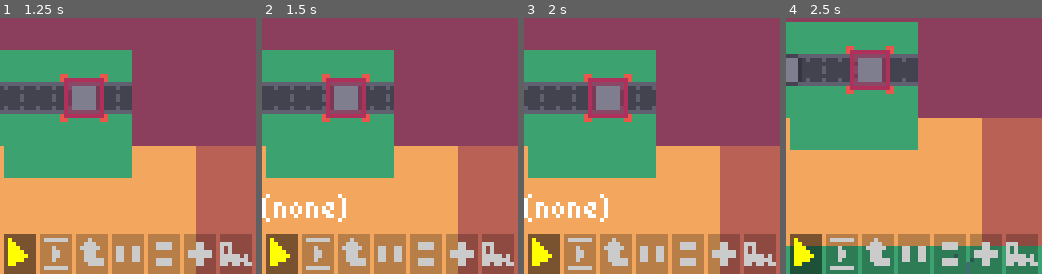
Above: before the commit, frames 1-4 (left to right).
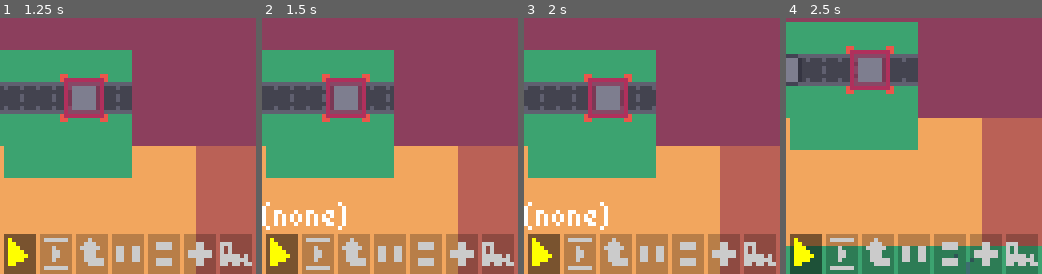
Above: after the commit, the same moments.

Repository: gheja/boxez
Game: Godot game, scene res://scenes/main_screen.tscn
The game is run twice, just before and just after one commit, with the same random seed, the same clock (stepped at 60 frames per second) and the same inputs.
Inputs (mouse positions are in pixels of both pictures, inside the frame that each line leads up to):
- Up to frame 1 (1.25 s): tap Enter at 0.5 s; move the mouse to (184, 133) at 0.52 s; hold Right (ui_right) from 0.53 s (still down); click (184, 133) at 0.67 s
- Up to frame 2 (1.5 s): release Right (ui_right) at 1.25 s; click (282, 253) at 1.25 s
- Up to frame 3 (2 s): no input
- Up to frame 4 (2.5 s): move the mouse to (862, 158) at 2.02 s; hold Down (ui_down) from 2.03 s (still down)

Frame 1 is identical in both runs. In frame 2, 1.5% of the frame differs, in the area x 0-33%, y 68-83%; in frame 3, 1.5%; in frame 4, nothing differs.

Commit message:
Moved around the tooltip a bit

Diff:
--- a/src/scenes/toolbar_overlay.tscn
+++ b/src/scenes/toolbar_overlay.tscn
@@ -66,9 +66,9 @@
 
 [node name="ButtonHelpText" type="RichTextLabel" parent="."]
 layout_mode = 0
-offset_top = 42.0
+offset_top = 44.0
 offset_right = 64.0
-offset_bottom = 53.0
+offset_bottom = 55.0
 mouse_filter = 1
 text = "Rotate"
 
